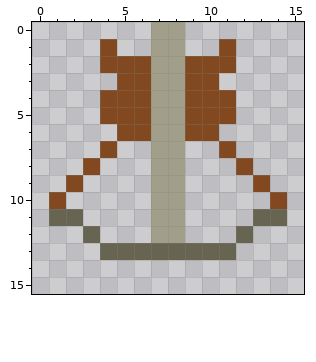
One commit to this pixel-art sprite: src/pictures_map/Tower2.png. That is the earlier state.
The file is 16x16 pixels.
After the commit:
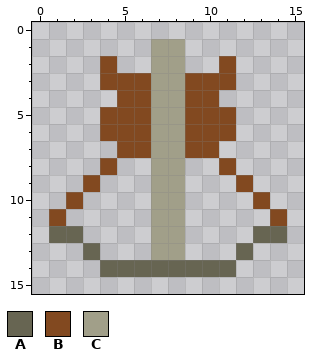
Palette (. is transparent): A #676552  B #824920  C #a19f89
The edit:
y 0: x 7..8 CC -> ..
y 1: x 4 B -> .; x 11 B -> .
y 2: x 5..6 BB -> ..; x 9..10 BB -> ..
y 3: x 4 . -> B; x 11 . -> B
y 4: x 4 B -> .; x 11 B -> .
y 6: x 4 . -> B; x 11 . -> B
y 7: x 4..6 B.. -> .BB; x 9..11 ..B -> BB.
y 8: x 3..4 B. -> .B; x 11..12 .B -> B.
y 9: x 2..3 B. -> .B; x 12..13 .B -> B.
y 10: x 1..2 B. -> .B; x 13..14 .B -> B.
y 11: x 1..2 AA -> B.; x 13..14 AA -> .B
y 12: x 1..3 ..A -> AA.; x 12..14 A.. -> .AA
y 13: x 3..12 .AAAAAAAA. -> A...CC...A
y 14: x 4..11 ........ -> AAAAAAAA
Pixel boxes of the changes (left, top, right, bottom) in both pictures:
changed: (49, 22, 287, 277)
